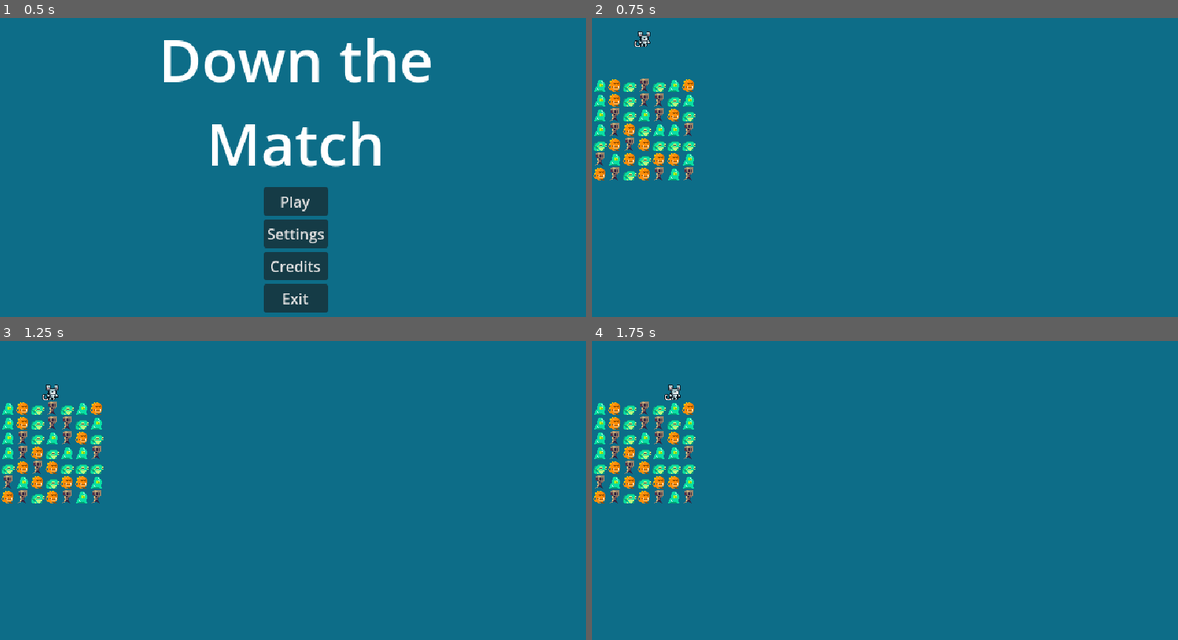
Above: before the commit, frames 1-4 (two rows, left to right).
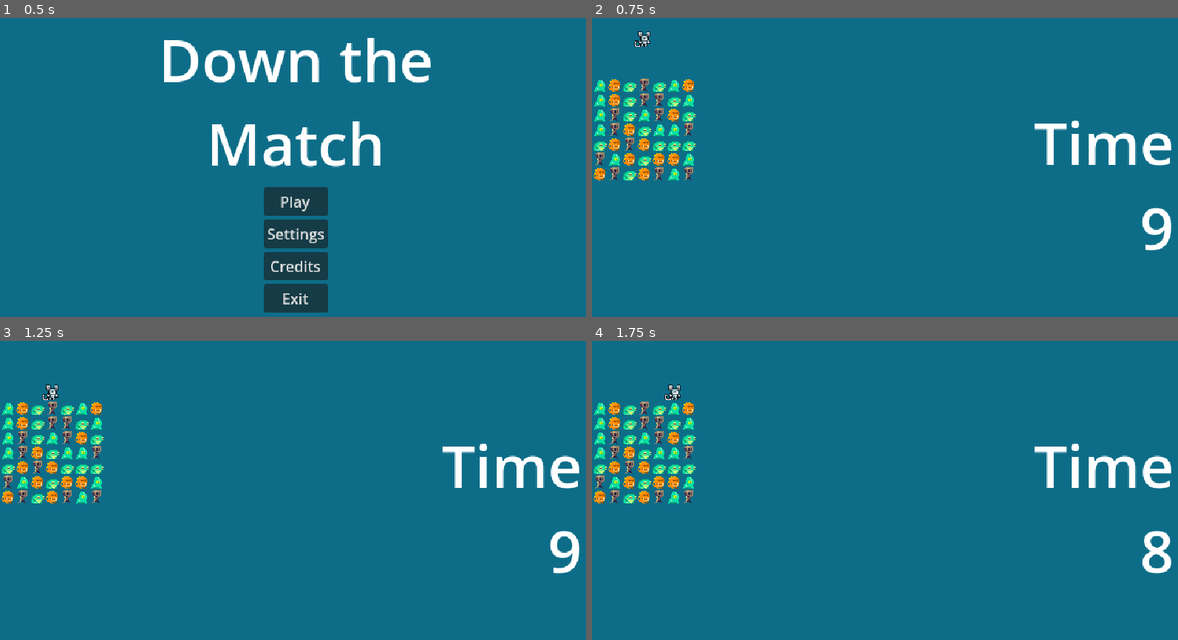
Above: after the commit, the same moments.

Repository: BoatsandJoes/doctor-ill
Game: Godot game, scene res://scenes/main.tscn
Same seed, same stepped clock (60 frames per second), same inputs: the game is played once before the commit and once after it. Sound files missing from this copy of the repository are replaced by a short silence.
Inputs:
- Up to frame 1 (0.5 s): no input
- Up to frame 2 (0.75 s): click "Play" at 0.5 s
- Up to frame 3 (1.25 s): no input
- Up to frame 4 (1.75 s): hold Right (right) from 1.28 s (still down); hold Keypad 7 (accept) from 1.28 s (still down)

Frame 1 is identical in both runs. In frame 2, 1.6% of the frame differs, in the area x 75-99%, y 34-78%; in frame 3, 1.6%; in frame 4, 1.7%.

Commit message:
Time limit.

Diff:
--- a/scenes/gameObjects/board.gd
+++ b/scenes/gameObjects/board.gd
@@ -2,6 +2,7 @@
 class_name Board
 
 signal finished
+signal collect_air
 
 var Omni = preload("res://scenes/gameObjects/pieces/Omni.tscn")
 var Diag = preload("res://scenes/gameObjects/pieces/Diag.tscn")
--- a/scenes/game_manager.gd
+++ b/scenes/game_manager.gd
@@ -3,6 +3,8 @@
 
 signal exit(track: int)
 
+var HUD = preload("res://scenes/ui/HUD.tscn")
+var hud: HUD
 var Board = preload("res://scenes/gameObjects/board.tscn")
 var boards: Array[Board] = []
 
@@ -24,6 +26,9 @@
 var currentTrack: int
 
 func _ready() -> void:
+	hud = HUD.instantiate()
+	add_child(hud)
+	hud.out_of_air.connect(_on_hud_out_of_air)
 	music = AudioStreamPlayer.new()
 	music.set_bus("Reduce")
 	music.finished.connect(_on_music_finished)
@@ -34,7 +39,14 @@
 		#todo handle multiple boards
 		boards[i].position = Vector2i(boards[i].tilePixels / 2, boards[i].tilePixels / 2)
 		boards[i].finished.connect(_on_board_finished)
+		boards[i].collect_air.connect(_on_board_collect_air)
 	play_random_song()
+
+func _on_board_collect_air(quantity: float):
+	hud.update_air(quantity)
+
+func _on_hud_out_of_air():
+	emit_signal("exit", currentTrack)
 
 func _on_board_finished():
 	emit_signal("exit", currentTrack)
--- /dev/null
+++ b/scenes/ui/HUD.tscn
@@ -0,0 +1,36 @@
+[gd_scene load_steps=2 format=3 uid="uid://ckxyx18bj2ewl"]
+
+[ext_resource type="Script" uid="uid://ck8jiamyhhe2j" path="res://scenes/ui/hud.gd" id="1_kw0id"]
+
+[node name="Hud" type="CanvasLayer"]
+script = ExtResource("1_kw0id")
+
+[node name="MarginContainer" type="MarginContainer" parent="."]
+anchors_preset = 15
+anchor_right = 1.0
+anchor_bottom = 1.0
+grow_horizontal = 2
+grow_vertical = 2
+theme_override_constants/margin_left = 10
+theme_override_constants/margin_top = 10
+theme_override_constants/margin_right = 10
+theme_override_constants/margin_bottom = 10
+
+[node name="HBoxContainer" type="HBoxContainer" parent="MarginContainer"]
+layout_mode = 2
+alignment = 2
+
+[node name="VBoxContainer" type="VBoxContainer" parent="MarginContainer/HBoxContainer"]
+layout_mode = 2
+alignment = 1
+
+[node name="Label" type="Label" parent="MarginContainer/HBoxContainer/VBoxContainer"]
+layout_mode = 2
+theme_override_font_sizes/font_size = 64
+text = "Time"
+
+[node name="Air" type="Label" parent="MarginContainer/HBoxContainer/VBoxContainer"]
+unique_name_in_owner = true
+layout_mode = 2
+theme_override_font_sizes/font_size = 64
+horizontal_alignment = 2
--- /dev/null
+++ b/scenes/ui/hud.gd
@@ -0,0 +1,17 @@
+extends CanvasLayer
+class_name HUD
+
+signal out_of_air
+
+var maxAir: float = 9.99
+var air: float = maxAir
+
+func update_air(delta: float):
+	air = min(air + delta, maxAir)
+	if air < 0:
+		air = 0
+		emit_signal("out_of_air")
+	%Air.text = str(int(air))
+
+func _physics_process(delta: float) -> void:
+	update_air(-delta)
Not shown, added: scenes/ui/hud.gd.uid
